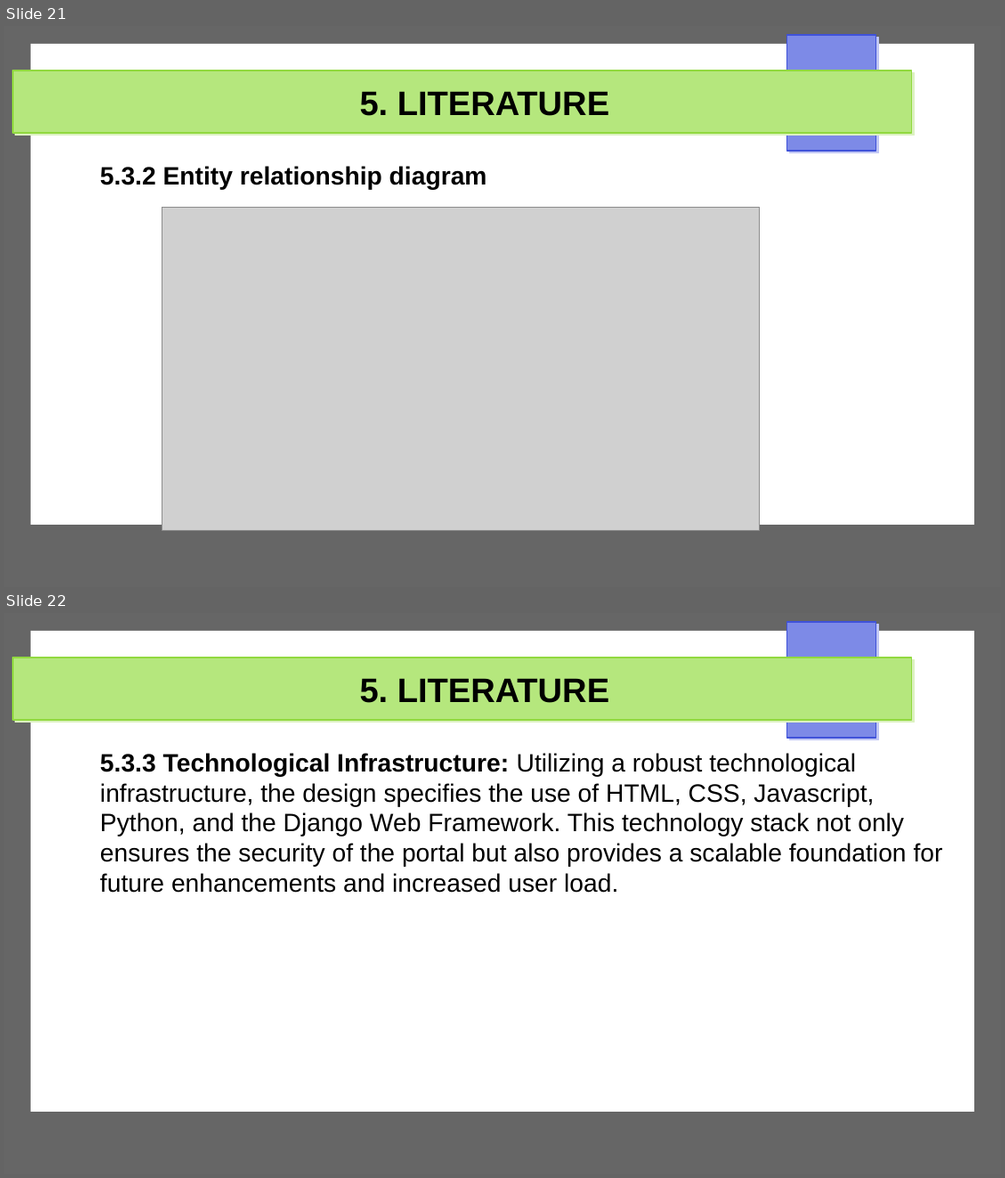
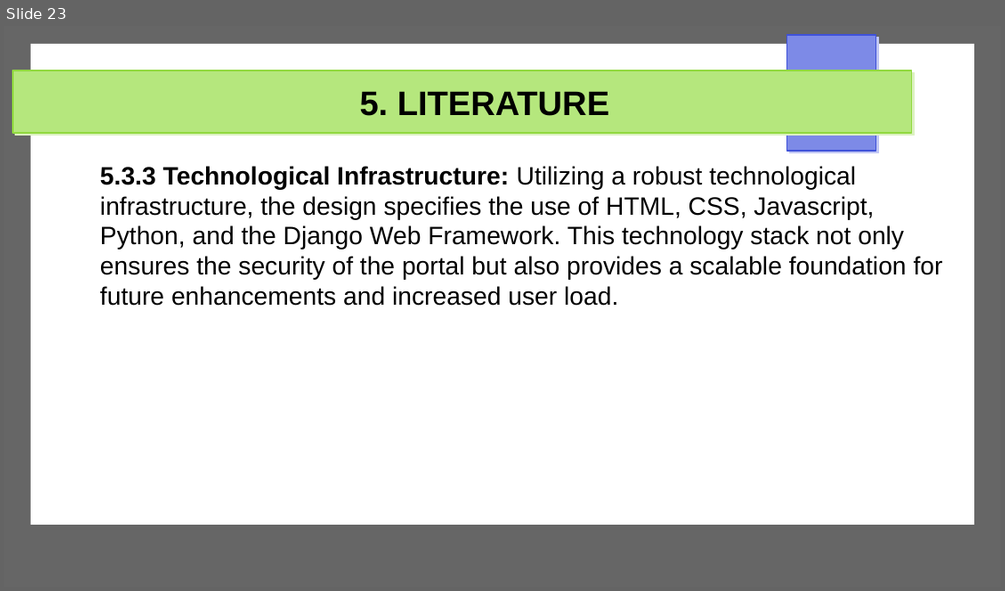
Before and after one commit to Michael-Otieno-Kasuku/Mashinani, a slide deck: docs/proposal/mashinani.odp. Shown one above the other, each under a label of ours: slides 21 and 22 before the commit, slide 23 after it. The pictures are 1005x1178 and 1005x591 pixels, drawn with LibreOffice and Linux fonts; fonts in the diff are those of the drawing; grey boxes stand for pictures. Boxes give left, top, right and bottom in pixels: in the first picture for what was removed or moved away, otherwise in the second. Text is boxed around its words. In the diff, an @@ line names an element or a change of style, - is before the commit and + after.

```diff
--- a/docs/proposal/mashinani.odp
+++ b/docs/proposal/mashinani.odp
@@ slide 21 removed at bbox=[4, 26, 1001, 587], background #FFFFFF; not listed: 4 template elements that a slide beside it also shows @@
@@ title removed at bbox=[360, 91, 609, 116] @@
-5. LITERATURE
@@ text removed at bbox=[100, 166, 487, 190] @@
-5.3.2 Entity relationship diagram
@@ picture removed at bbox=[162, 207, 760, 531] @@
@@ what was slide 22 is now slide 23 @@
```
Also in this commit, not shown: 2 slides changed, 2 slides added, 3 other files.
